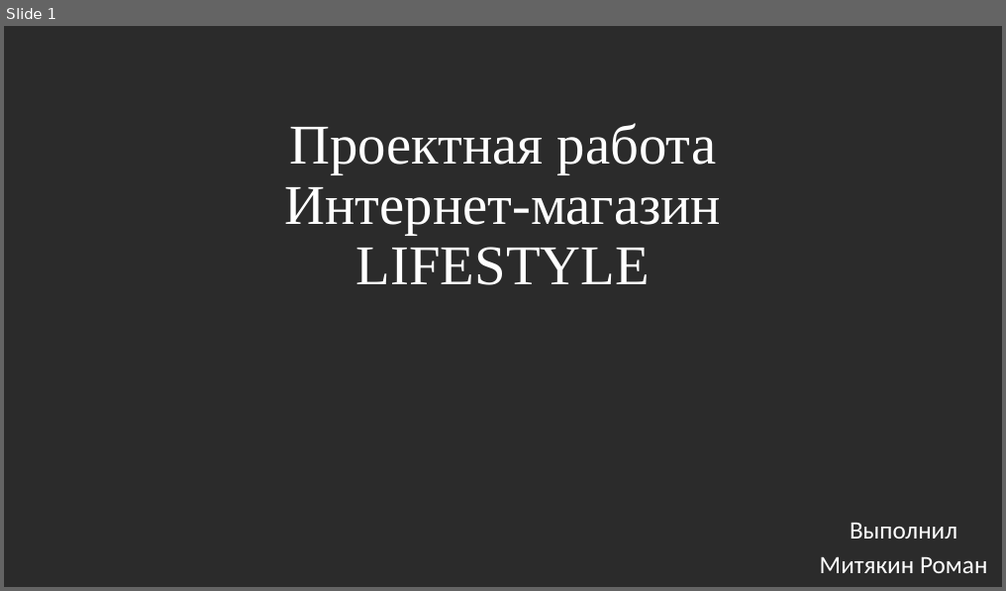
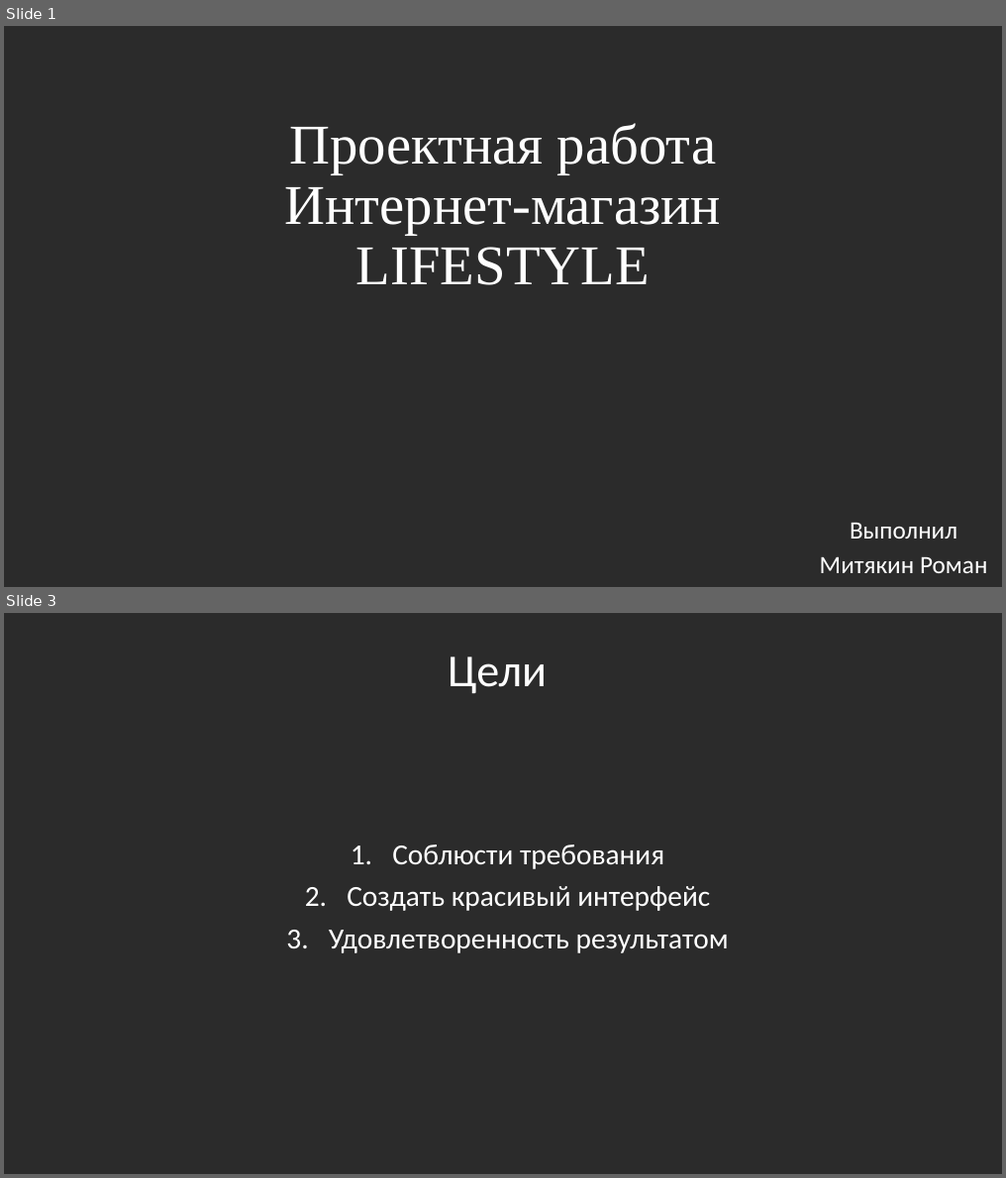
Before and after one commit to v1rus41l/onlinestore-project, a slide deck: about/presentation.pptx. Shown one above the other, each under a label of ours: slide 1 before the commit, slides 1 and 3 after it; the slides between them are not shown. The pictures are 1006x591 and 1006x1178 pixels, drawn with LibreOffice and Linux fonts; fonts in the diff are those of the drawing; background and template pictures are left out; a plain dark background stands for a picture behind light text. Boxes give left, top, right and bottom in pixels: in the first picture for what was removed or moved away, otherwise in the second. Text is boxed around its words. In the diff, an @@ line names an element or a change of style, - is before the commit and + after.

```diff
--- a/about/presentation.pptx
+++ b/about/presentation.pptx
@@ slide 3 added at bbox=[4, 613, 1002, 1174], background picture (left out) @@
@@ title added at bbox=[448, 657, 547, 694], 44 pt, text #FFFFFF @@
+Цели
@@ text added at bbox=[329, 845, 729, 954], 28 pt, text #FFFFFF @@
+1. Соблюсти требования
+2. Создать красивый интерфейс
+3. Удовлетворенность результатом
```
Also in this commit, not shown: 4 slides changed, 4 other slides added, 1 slide removed, 4 other files.
